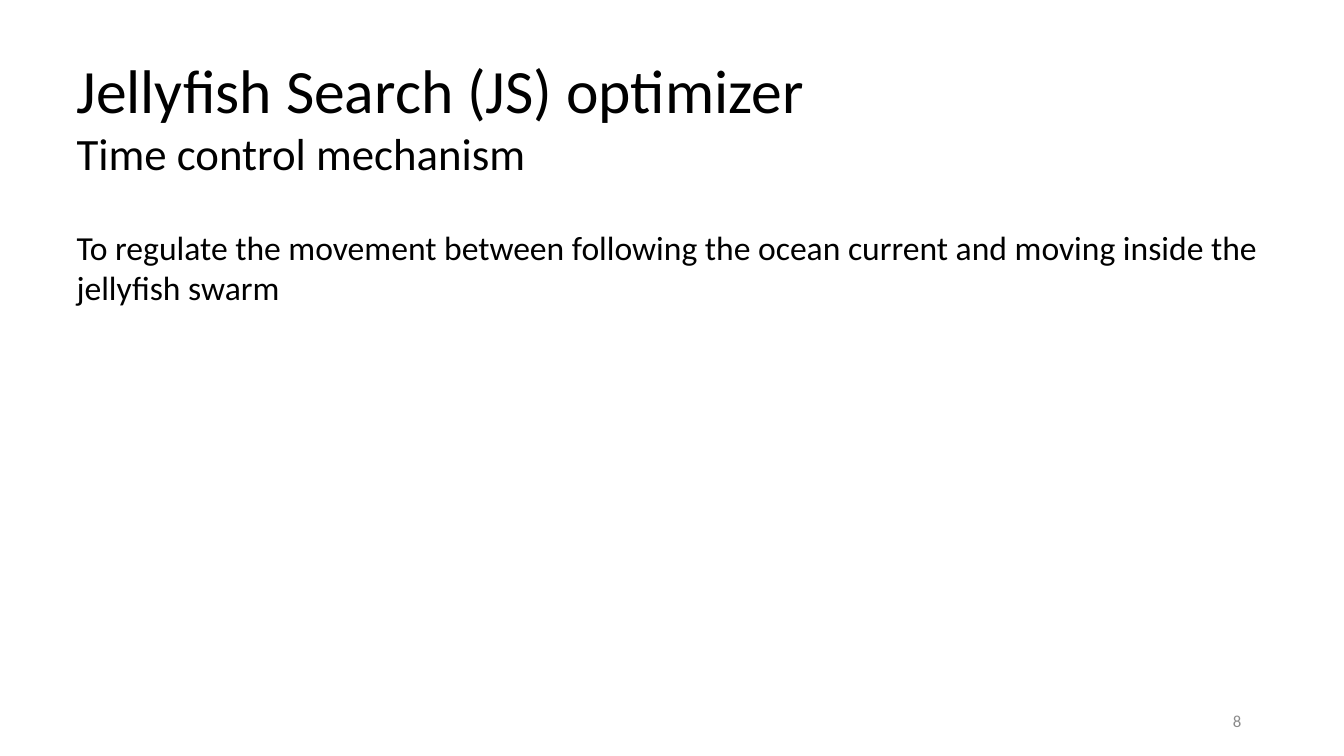
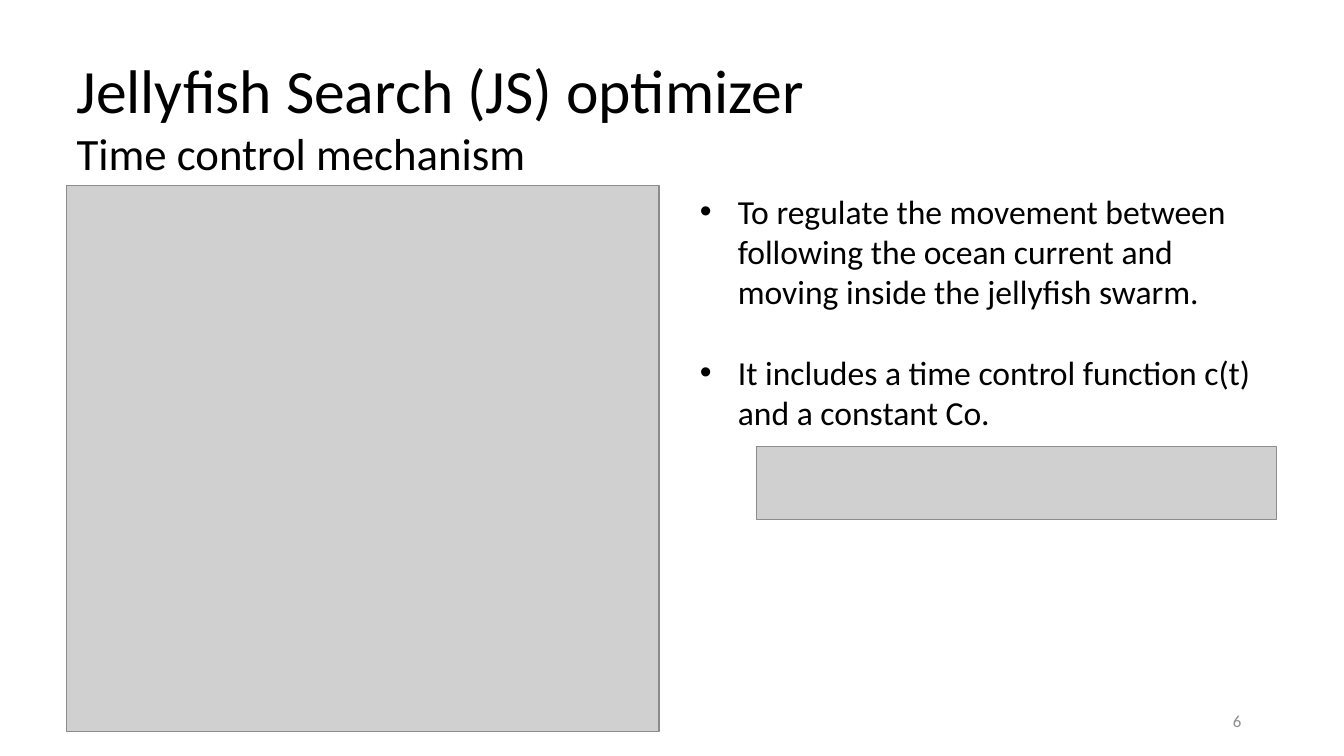
Before and after one commit to Mahadi-Ahammed/pptshare, a slide deck: slide 6 of Jellyfish.pptx (slide 8 before the commit). Drawn at 1344x756 pixels with LibreOffice and Linux fonts; fonts in the diff are those of the drawing; grey boxes stand for pictures. Boxes give left, top, right and bottom in pixels: in the first picture for what was removed or moved away, otherwise in the second. Text is boxed around its words. In the diff, an @@ line names an element or a change of style, - is before the commit and + after.

```diff
--- a/Jellyfish.pptx
+++ b/Jellyfish.pptx
@@ picture added at box(67, 186, 659, 732) @@
@@ text at box(738, 200, 1250, 426): text changed @@
-To regulate the movement between following the ocean current and moving inside the jellyfish swarm
+• To regulate the movement between following the ocean current and moving inside the jellyfish swarm.
+• It includes a time control function c(t) and a constant Co.
@@ picture added at box(757, 447, 1277, 520) @@
@@ page number at box(1233, 716, 1241, 727): text changed @@
-8
+6
```
Also in this commit, not shown: 2 other slides changed, 2 slides added, 1 slide removed.
